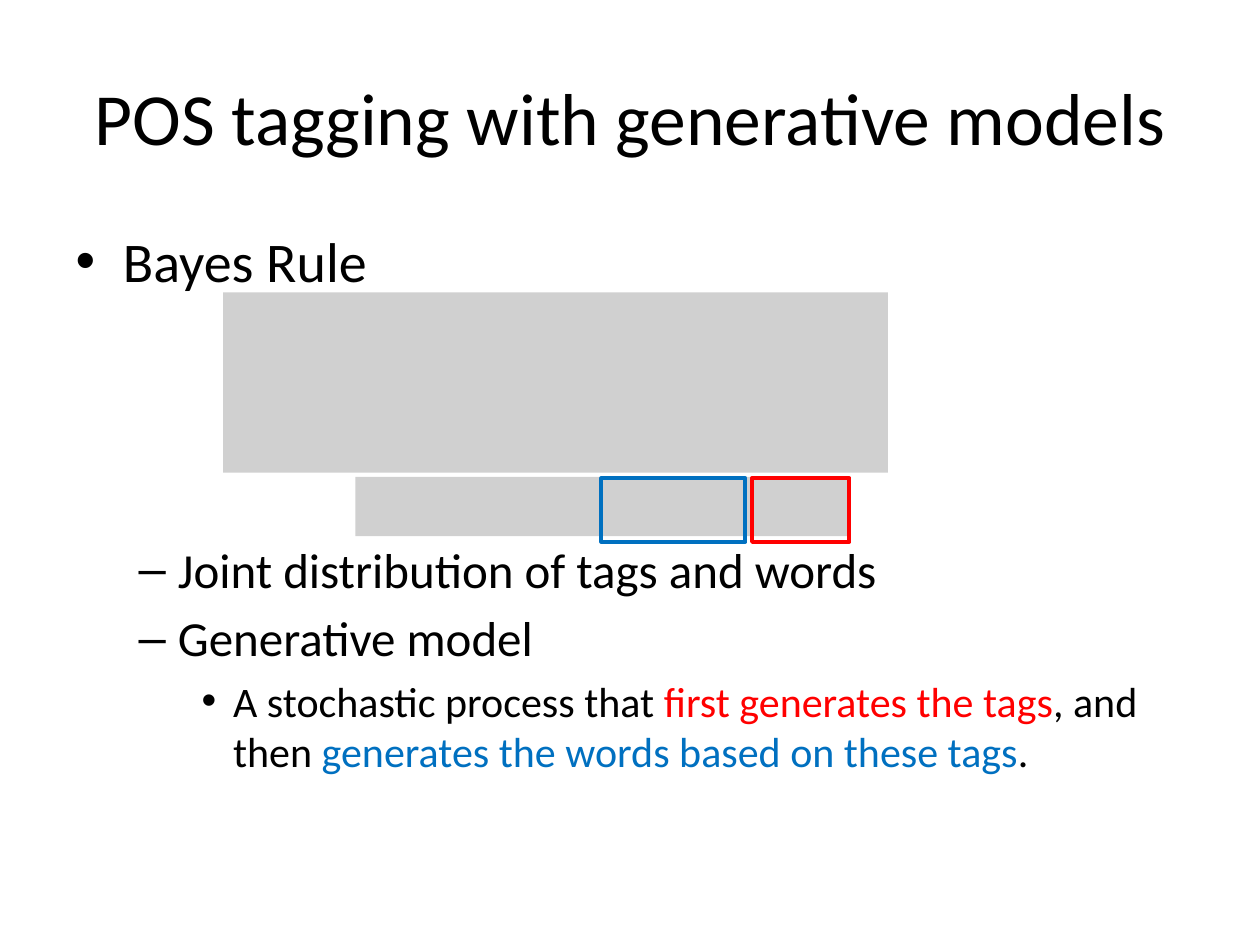
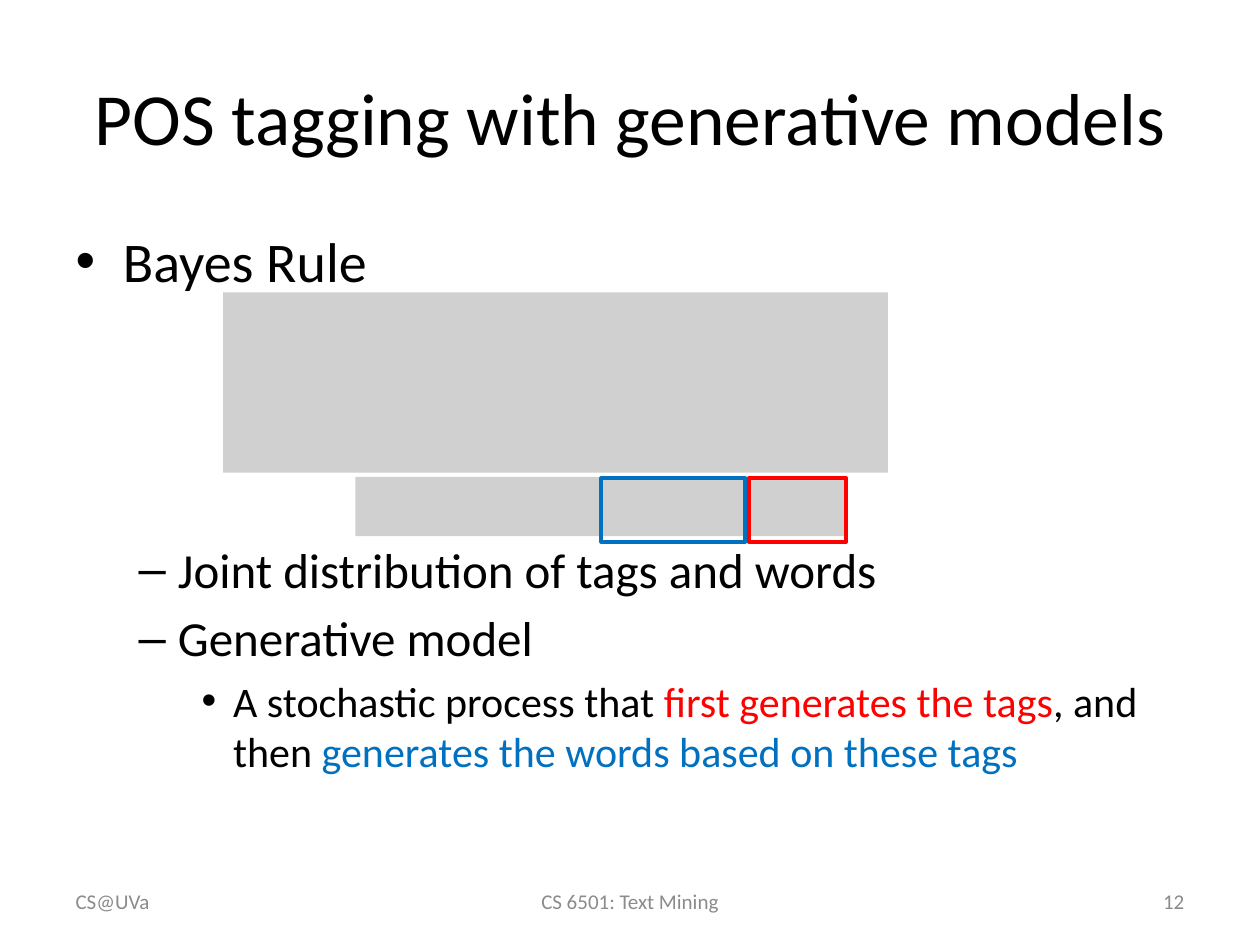
Before and after one commit to wang296/CS6501-Text-Mining, a slide deck: slide 12 of docs/POSTagging-SequenceLabeling.pptx. Drawn at 1260x945 pixels with LibreOffice and Linux fonts; fonts in the diff are those of the drawing; grey boxes stand for pictures. Boxes give left, top, right and bottom in pixels: in the first picture for what was removed or moved away, otherwise in the second. Text is boxed around its words. In the diff, an @@ line names an element or a change of style, - is before the commit and + after.

```diff
--- a/docs/POSTagging-SequenceLabeling.pptx
+++ b/docs/POSTagging-SequenceLabeling.pptx
@@ rectangle: place and size @@
-rectangle at (752,479,849,543)
+rectangle at (748,479,845,543)
@@ text at (233,687,1137,775): text changed @@
-    • A stochastic process that first generates the tags, and then generates the words based on these tags.
+    • A stochastic process that first generates the tags, and then generates the words based on these tags
@@ text added at (76,895,150,912), 12 pt, text #8C8C8C @@
+CS@UVa
@@ text added at (541,895,718,913), 12 pt, text #8C8C8C @@
+CS 6501: Text Mining
@@ page number added at (1163,895,1184,909), 12 pt, text #8C8C8C @@
+12
```
Also in this commit, not shown: 37 other slides changed, 2 slides added, 1 slide removed, 7 other files.
